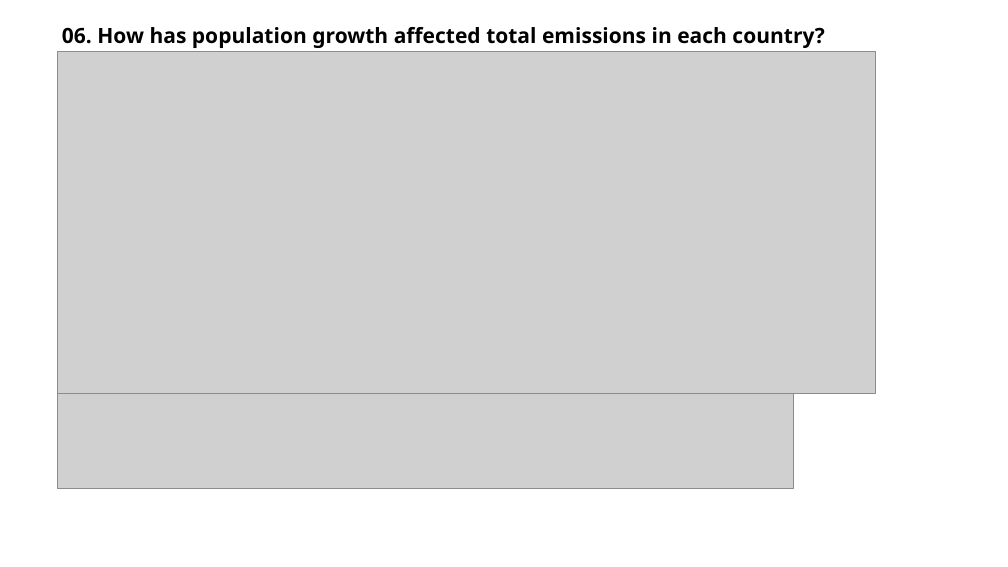
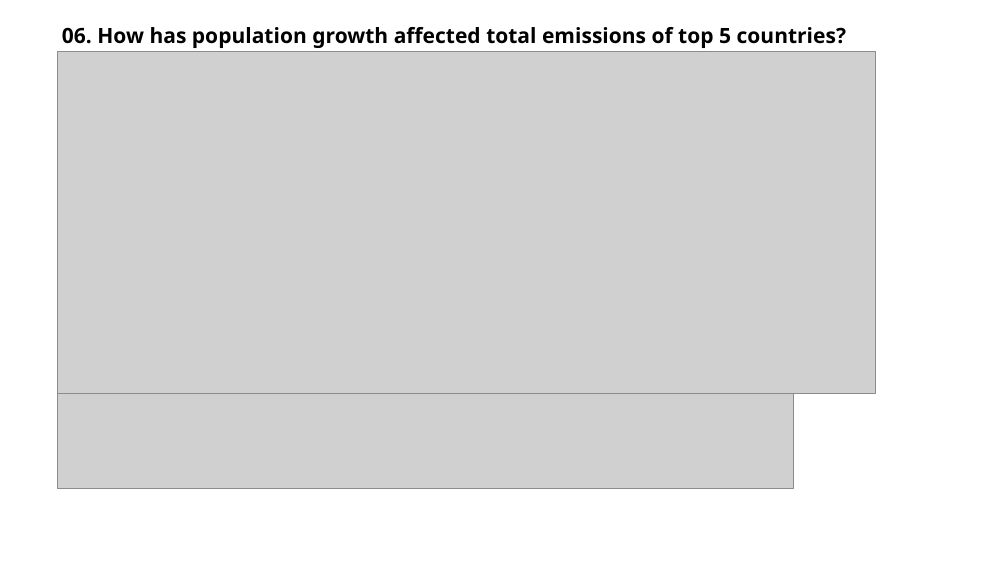
Before and after one commit to vksrikarp/World-Wide-Energy-Consumption-Analysis-, a slide deck: slide 14 of SQL WORLD ENERGY ANALYSIS.pptx. Drawn at 1008x567 pixels with LibreOffice and Linux fonts; fonts in the diff are those of the drawing; grey boxes stand for pictures; background and template pictures are left out. Boxes give left, top, right and bottom in pixels: in the first picture for what was removed or moved away, otherwise in the second. Text is boxed around its words. In the diff, an @@ line names an element or a change of style, - is before the commit and + after.

Commit message:
Add files via upload
Ppt with minor changes

```diff
--- a/SQL WORLD ENERGY ANALYSIS.pptx
+++ b/SQL WORLD ENERGY ANALYSIS.pptx
@@ text at [62,27,846,48]: text changed @@
-06. How has population growth affected total emissions in each country?
+06. How has population growth affected total emissions of top 5 countries?
```
Also in this commit, not shown: 1 other slide changed.
